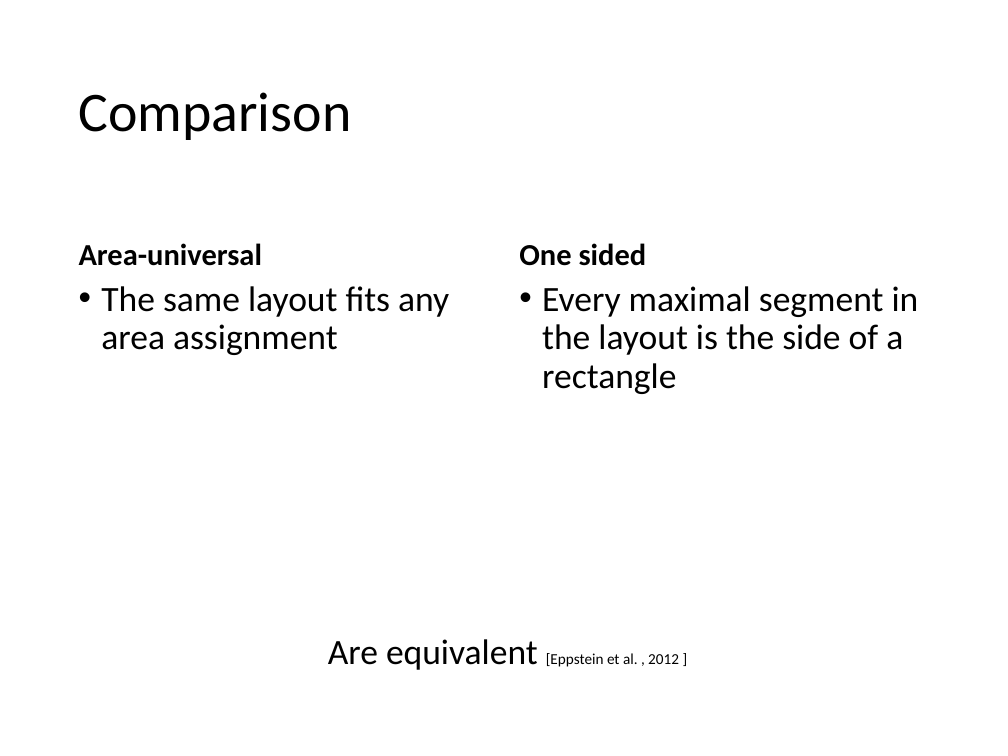
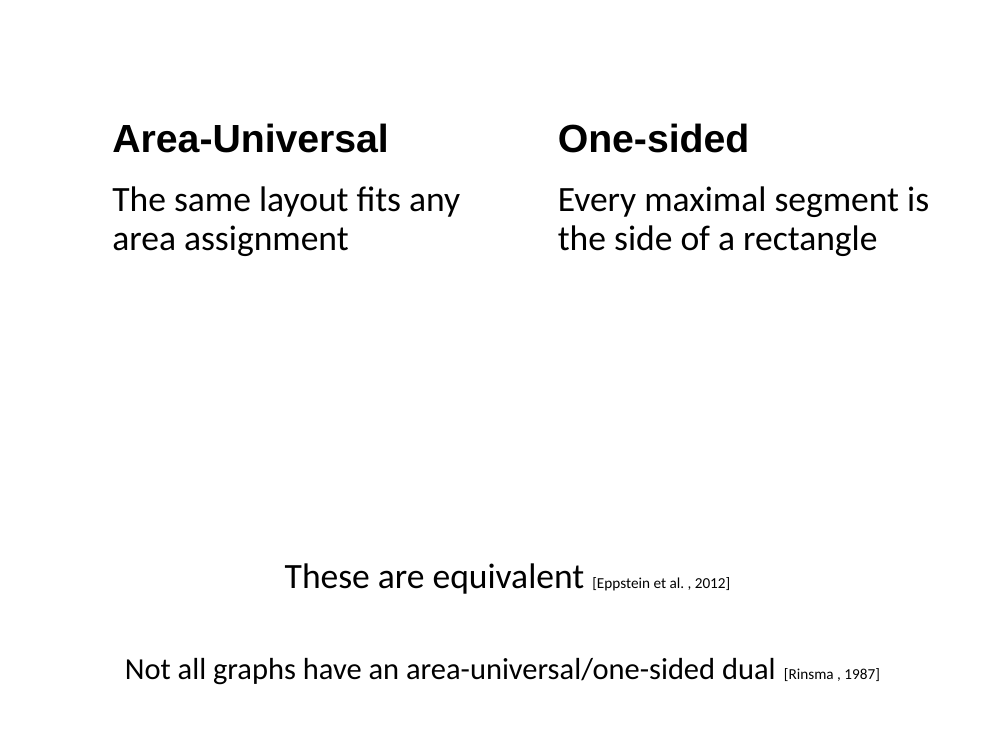
Before and after one commit to SanderBeekhuis/area-universal-duals, a slide deck: slide 10 of midtermtalk/talk.odp (slide 11 before the commit). Drawn at 1008x756 pixels with LibreOffice and Linux fonts; fonts in the diff are those of the drawing; background and template pictures are left out. Boxes give left, top, right and bottom in pixels: in the first picture for what was removed or moved away, otherwise in the second. Text is boxed around its words. In the diff, an @@ line names an element or a change of style, - is before the commit and + after.

```diff
--- a/midtermtalk/talk.odp
+++ b/midtermtalk/talk.odp
@@ title "Comparison" moved from (x1=79, y1=92, x2=352, y2=140) to (x1=91, y1=7, x2=887, y2=83) @@
@@ title "Comparison" at (x1=91, y1=7, x2=887, y2=83): font Calibri to Arial, text colour #000000 to #FFFFFF; line spacing 0.9 to 1 @@
@@ text "Area-Universal" moved from (x1=101, y1=286, x2=449, y2=355) to (x1=112, y1=123, x2=460, y2=256) @@
@@ text at (x1=112, y1=123, x2=388, y2=153): paragraph added @@
+Area-Universal
@@ text at (x1=558, y1=123, x2=929, y2=256): text changed @@
-• Every maximal segment in the layout is the side of a rectangle
+One-sided
+Every maximal segment is the side of a rectangle
@@ text at (x1=112, y1=186, x2=460, y2=256): bullet • to none; more space between paragraphs @@
@@ text removed at (x1=79, y1=243, x2=262, y2=266) @@
-Area-universal
@@ text removed at (x1=519, y1=243, x2=647, y2=266) @@
-One sided
@@ text at (x1=285, y1=563, x2=731, y2=594): text changed @@
-Are equivalent [Eppstein et al. , 2012 ]
+These are equivalent [Eppstein et al. , 2012]
@@ text added at (x1=125, y1=658, x2=880, y2=685), 24 pt, text #000000 @@
+Not all graphs have an area-universal/one-sided dual [Rinsma , 1987]
```
Also in this commit, not shown: 15 other slides changed, 13 slides added, 6 slides removed, 36 other files.
